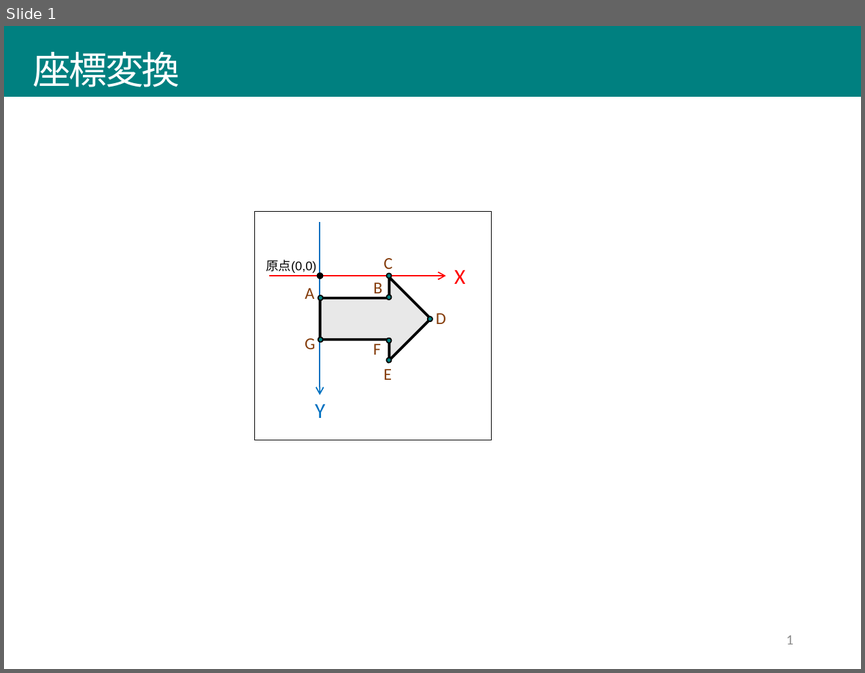
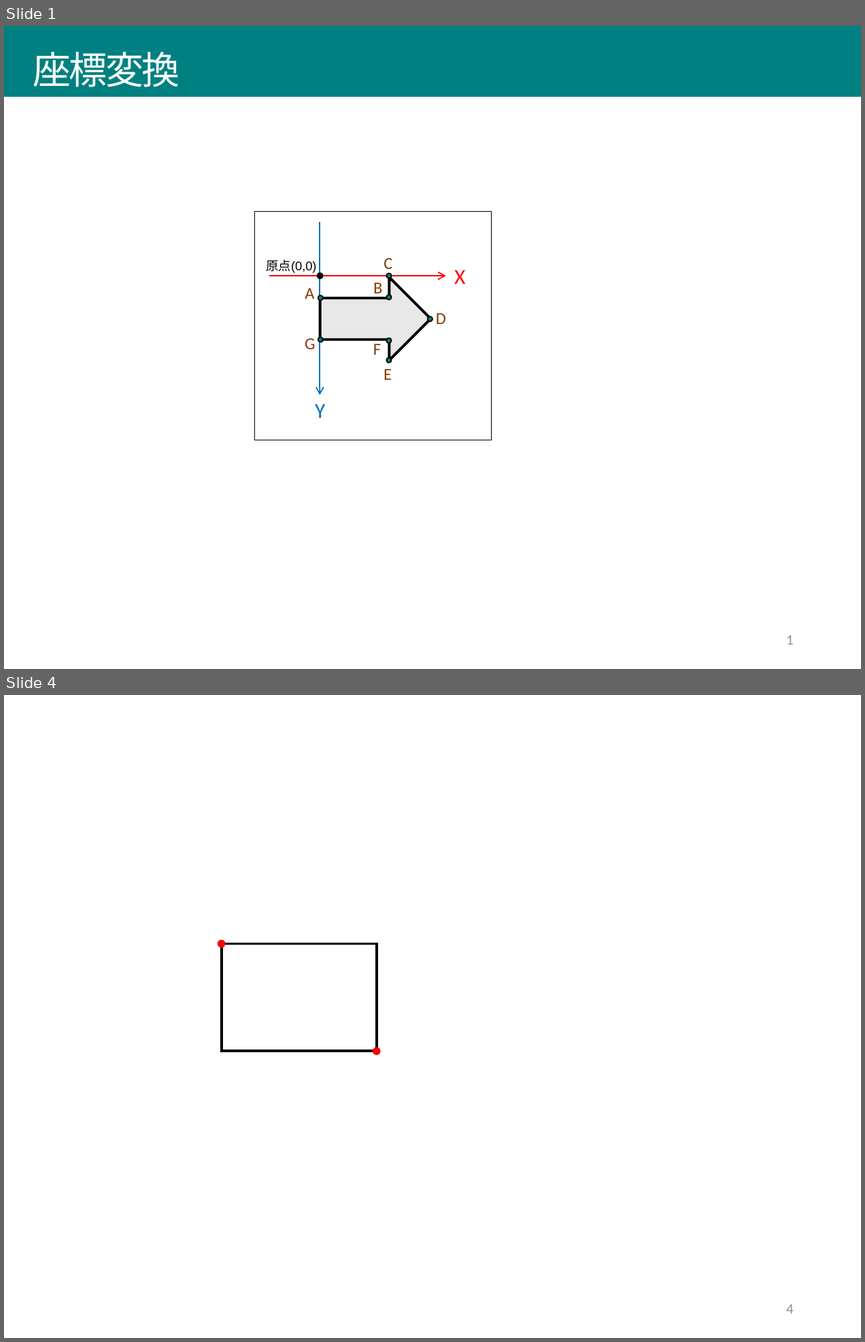
Before and after one commit to afukushimagit/afukushimagit.github.io, a slide deck: images/draw/図素材.pptx. Shown one above the other, each under a label of ours: slide 1 before the commit, slides 1 and 4 after it; the slides between them are not shown. The pictures are 865x673 and 865x1342 pixels, drawn with LibreOffice and Linux fonts; fonts in the diff are those of the drawing. Boxes give left, top, right and bottom in pixels: in the first picture for what was removed or moved away, otherwise in the second. Text is boxed around its words. In the diff, an @@ line names an element or a change of style, - is before the commit and + after.

```diff
--- a/images/draw/図素材.pptx
+++ b/images/draw/図素材.pptx
@@ slide 4 added at <box>4,695,861,1338</box>, background #FFFFFF @@
@@ ellipse added at <box>218,939,225,947</box>, fill #FF0000 @@
@@ rectangle added at <box>222,943,377,1051</box>, outline #000000 2.25 pt @@
@@ ellipse added at <box>373,1047,380,1055</box>, fill #FF0000 @@
@@ page number added at <box>786,1304,793,1313</box>, 12 pt, text #8C8C8C @@
+4
```
Also in this commit, not shown: 8 other slides added, 21 other files.
